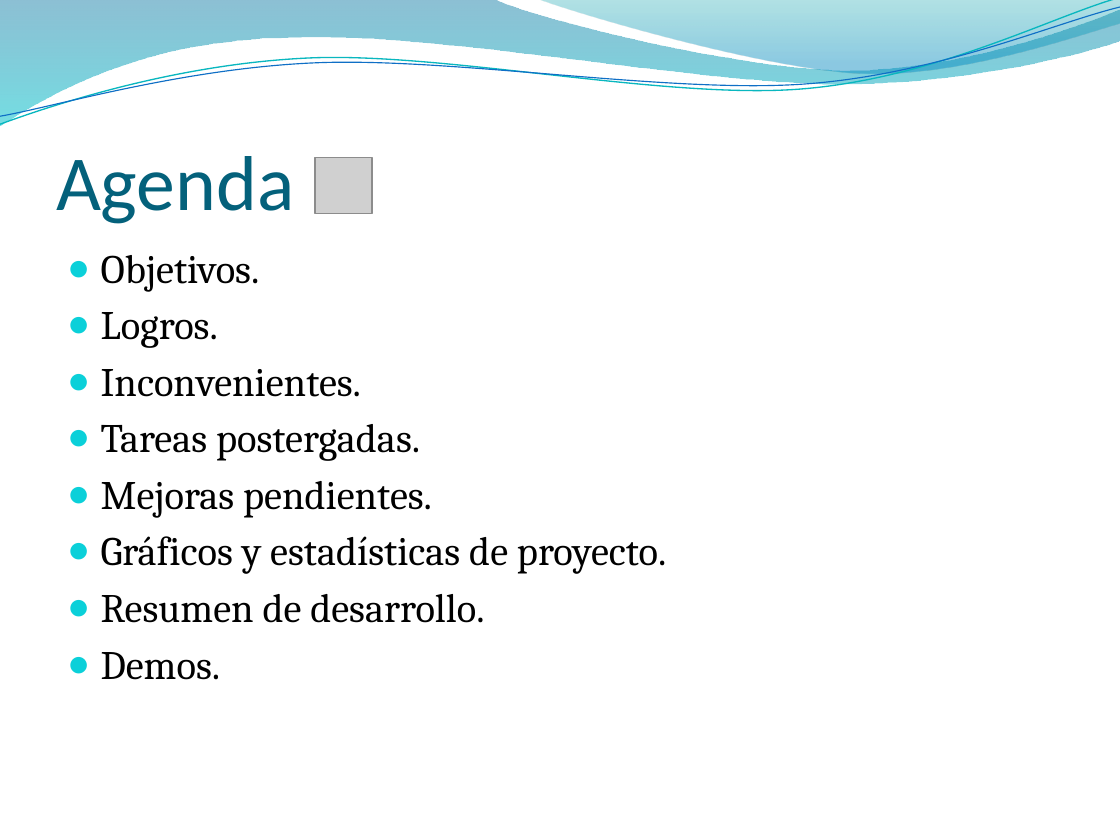
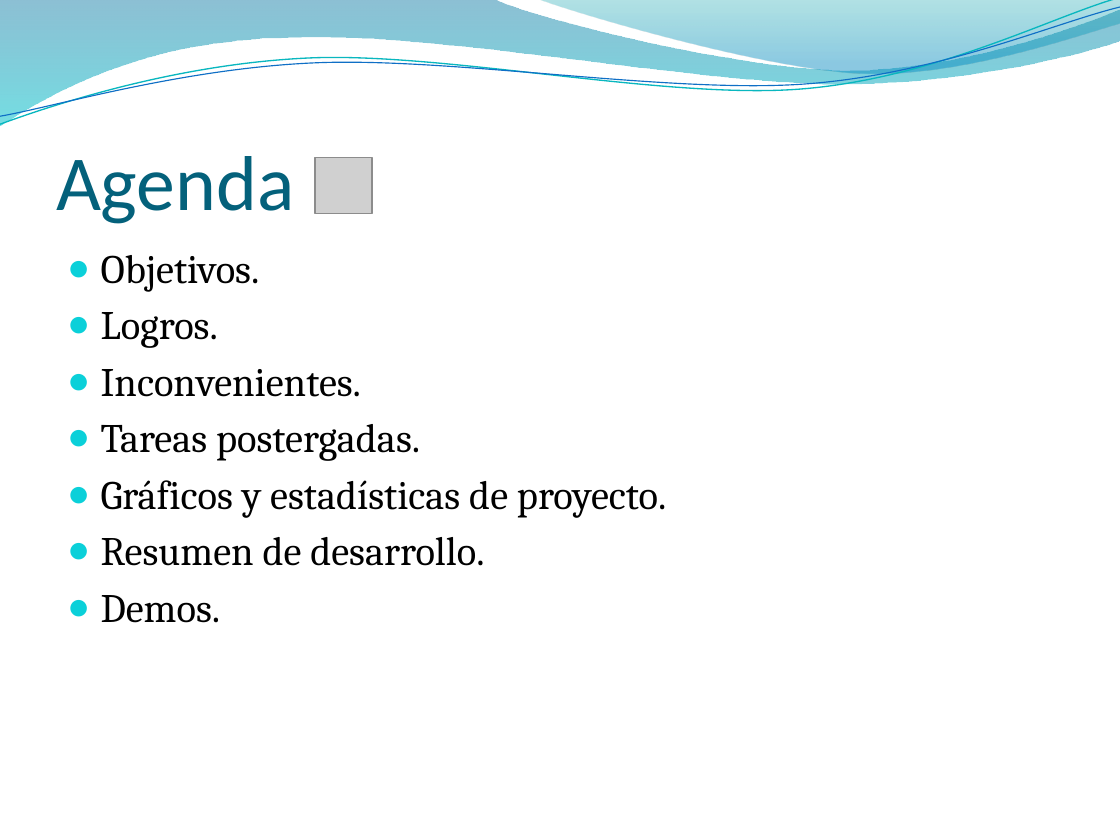
Before and after one commit to elcapo04/utn-frc-dlc-2011-liberal-peker, a slide deck: slide 2 of Proyecto final/SprintsDevelopment/Branch 02/DocumentosAEntregar/Sprint 02.pptx. Drawn at 1120x840 pixels with LibreOffice and Linux fonts; fonts in the diff are those of the drawing; grey boxes stand for pictures; background and template pictures are left out. Boxes give left, top, right and bottom in pixels: in the first picture for what was removed or moved away, otherwise in the second. Text is boxed around its words. In the diff, an @@ line names an element or a change of style, - is before the commit and + after.

```diff
--- a/Proyecto final/SprintsDevelopment/Branch 02/DocumentosAEntregar/Sprint 02.pptx
+++ b/Proyecto final/SprintsDevelopment/Branch 02/DocumentosAEntregar/Sprint 02.pptx
@@ text at <box>101,481,432,518</box>: paragraph removed @@
-● Mejoras pendientes.
```
Also in this commit, not shown: 2 other slides changed, 1 slide removed.
